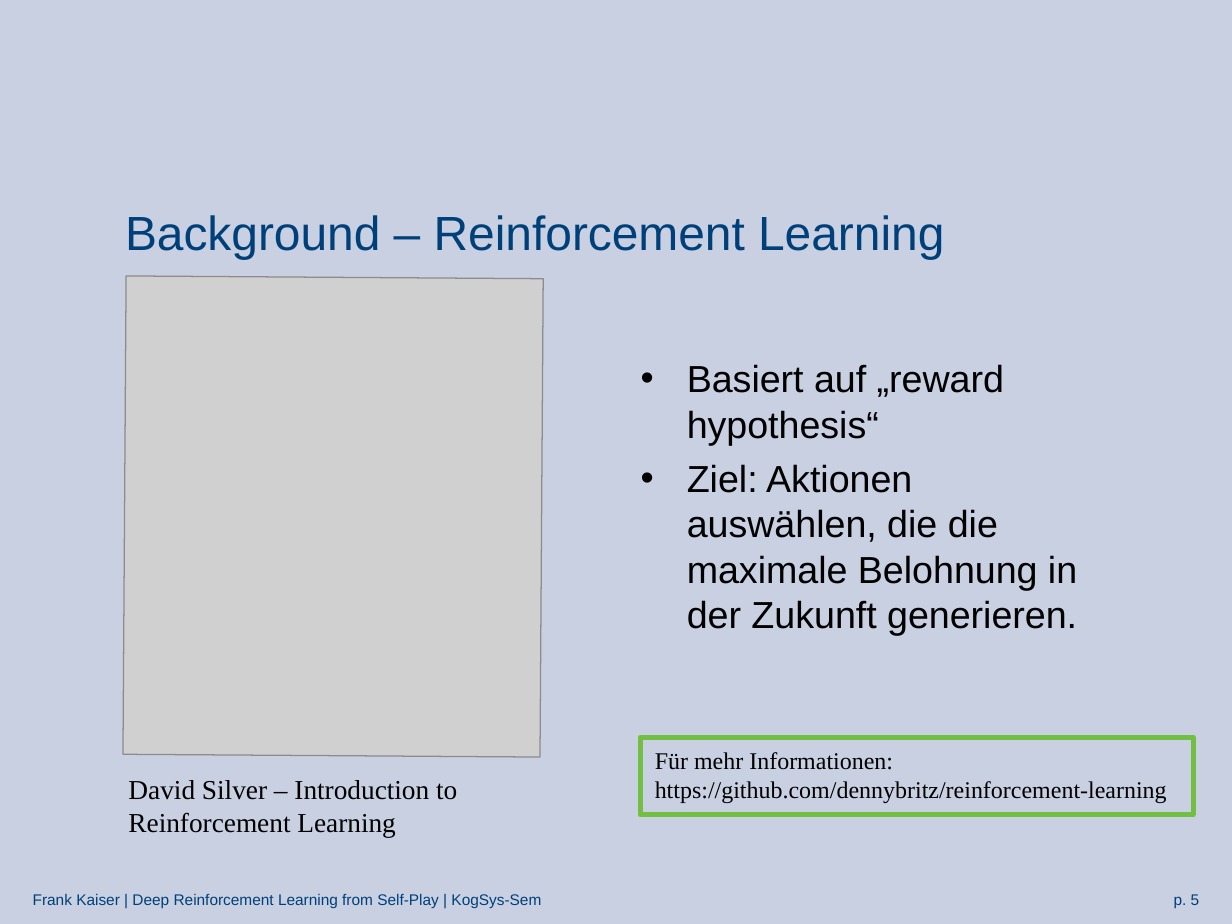
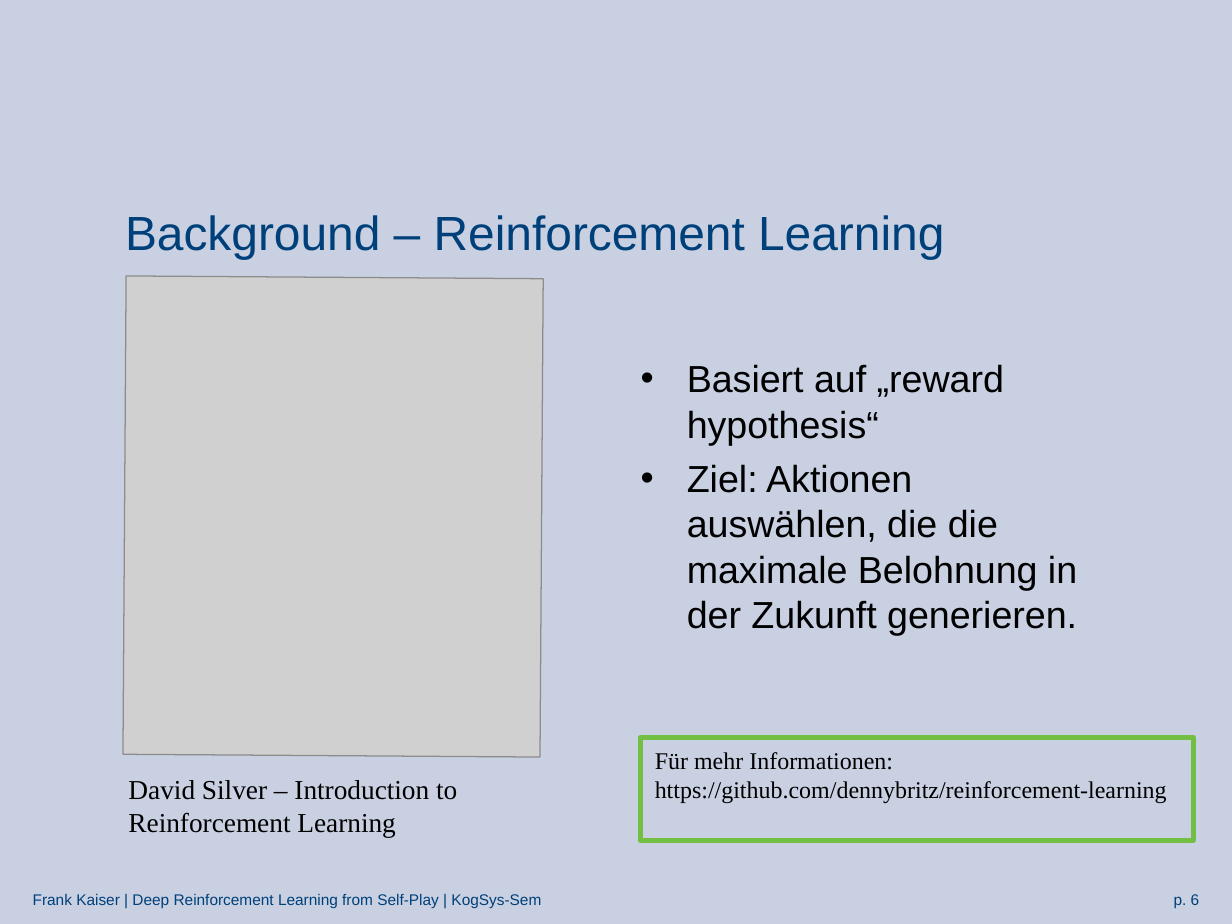
Before and after one commit to Arosares/studies, a slide deck: slide 6 of KogSys-Sem/Präsentation_nfsp.odp (slide 5 before the commit). Drawn at 1232x924 pixels with LibreOffice and Linux fonts; fonts in the diff are those of the drawing; grey boxes stand for pictures; background and template pictures are left out. Boxes give left, top, right and bottom in pixels: in the first picture for what was removed or moved away, otherwise in the second. Text is boxed around its words. In the diff, an @@ line names an element or a change of style, - is before the commit and + after.

```diff
--- a/KogSys-Sem/Präsentation_nfsp.odp
+++ b/KogSys-Sem/Präsentation_nfsp.odp
@@ rectangle "Für mehr Informationen:": place and size @@
-rectangle "Für mehr Informationen:" at box(641, 737, 1194, 814)
+rectangle "Für mehr Informationen:" at box(641, 737, 1194, 840)
@@ page number at box(1174, 894, 1200, 908): text changed @@
-p. 5
+p. 6
```
Also in this commit, not shown: 1 other slide changed, 4 slides added, 2 slides removed, 9 other files.
